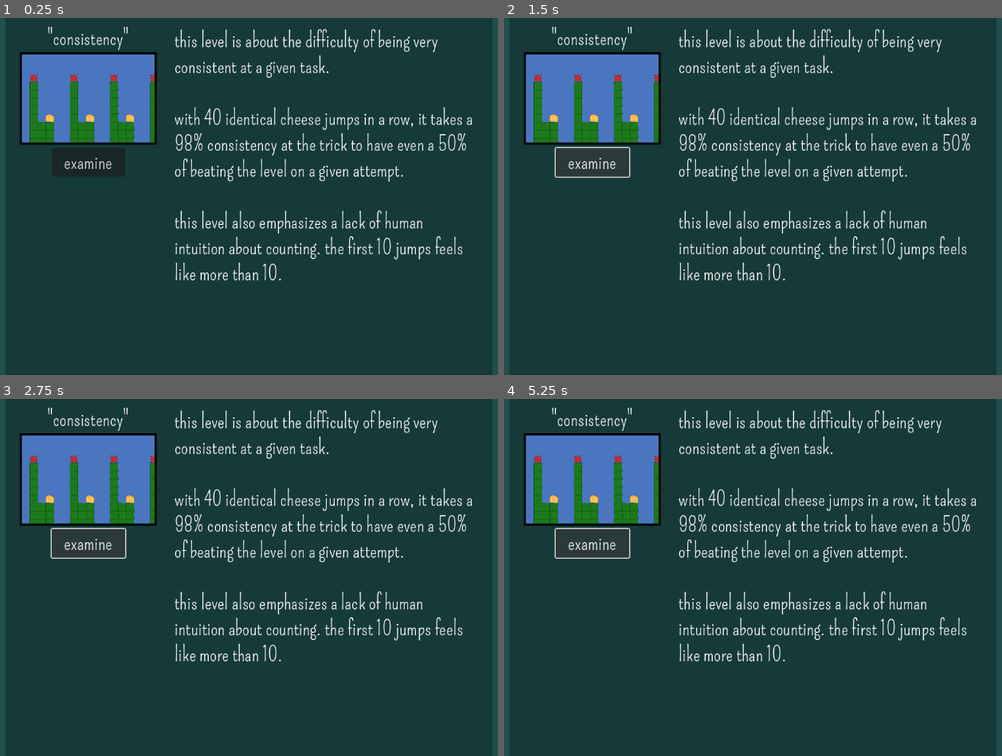
Above: before the commit, frames 1-4 (two rows, left to right).
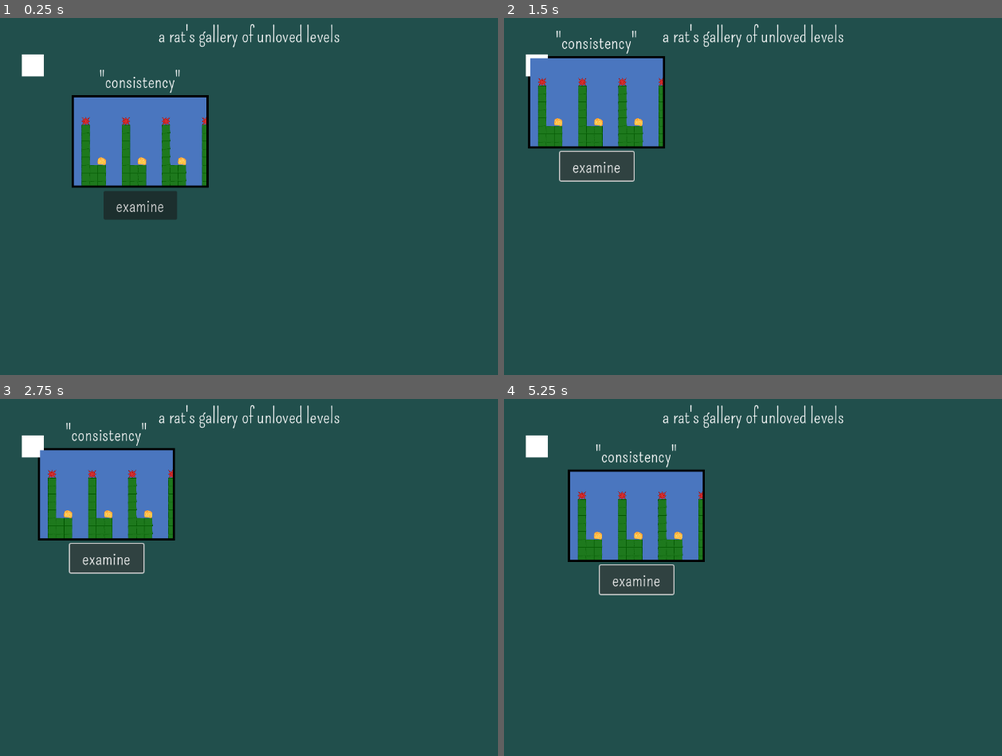
Above: after the commit, the same moments.

Repository: yourname3/jf_f24
Game: Godot game, scene res://gallery/gallery.tscn
Same seed, same stepped clock (60 frames per second), same inputs: the game is played once before the commit and once after it. This scene is started directly instead of the project's main scene.
Inputs:
- Up to frame 1 (0.25 s): no input
- Up to frame 2 (1.5 s): click "examine" at 0.5 s; hold D (player_right) from 1.28 s (still down); hold Z (player_grab) from 1.28 s (still down)
- Up to frame 3 (2.75 s): keep holding D (player_right); tap X (player_jump) at 1.52, 2.27 s; tap Enter at 2 s; release Z (player_grab) at 2.03 s; tap Z (player_grab) at 2.1 s
- Up to frame 4 (5.25 s): release D (player_right) at 2.78 s; hold A (player_left) 2.78-3.53 s; hold Z (player_grab) 2.78-3.53 s; tap Space at 3.5 s; hold D (player_right) 3.53-5.03 s; tap Z (player_grab) at 3.6, 5.1 s; tap X (player_jump) at 3.77, 4.52 s; hold Z (player_grab) 4.28-5.03 s; tap Enter at 5 s; hold A (player_left) from 5.03 s (still down)

The runs differ from the first frame. In frame 1, 16% of the frame differs, in the area x 3-95%, y 1-74%; in frame 2, 8.9%; in frame 3, 12%; in frame 4, 16%.

Commit message:
Implement one of the needed gallery animations

Diff:
--- a/gallery/gallery.tscn
+++ b/gallery/gallery.tscn
@@ -25,6 +25,7 @@
 text = "a rat's gallery of unloved levels"
 
 [node name="GalleryDisplay" type="ColorRect" parent="."]
+visible = false
 layout_mode = 1
 anchors_preset = 13
 anchor_left = 0.5
@@ -41,13 +42,14 @@
 anchors_preset = 5
 anchor_left = 0.5
 anchor_right = 0.5
-offset_left = -411.0
-offset_top = 66.0
-offset_right = -171.0
-offset_bottom = 226.0
+offset_left = -317.0
+offset_top = 144.0
+offset_right = -77.0
+offset_bottom = 304.0
 grow_horizontal = 2
 
-[node name="Label2" type="Label" parent="."]
+[node name="Description" type="Label" parent="."]
+visible = false
 layout_mode = 1
 anchors_preset = 13
 anchor_left = 0.5
@@ -65,3 +67,15 @@
 
 this level also emphasizes a lack of human intuition about counting. the first 10 jumps feels like more than 10."
 autowrap_mode = 3
+
+[node name="GalleryTargetPos" type="ColorRect" parent="."]
+unique_name_in_owner = true
+layout_mode = 1
+anchors_preset = 5
+anchor_left = 0.5
+anchor_right = 0.5
+offset_left = -411.0
+offset_top = 66.0
+offset_right = -371.0
+offset_bottom = 106.0
+grow_horizontal = 2
--- /dev/null
+++ b/gallery/gallery_entry.gd
@@ -0,0 +1,40 @@
+extends TextureRect
+
+@export var title: String = "consistency"
+@export_multiline var description: String = ""
+
+enum Anim {
+	None,
+	MoveToExamine,
+	MoveBack,
+	FadeOut,
+	FadeIn
+}
+
+var anim = Anim.None
+var time = 0.0
+
+@onready var gallery_target = %GalleryTargetPos
+@onready var current_position = position
+
+func _on_examine_pressed():
+	anim = Anim.MoveToExamine
+	time = 1.0
+
+func _on_play_pressed():
+	pass # Replace with function body.
+
+func _on_back_pressed():
+	pass # Replace with function body.
+
+func _process(delta):
+	if time > 0.0:
+		var t = 1.0 - time
+		time -= delta
+		match anim:
+			Anim.None:
+				pass
+			Anim.MoveToExamine:
+				position = current_position.lerp(gallery_target.position, t)
+			_:
+				pass
--- a/gallery/gallery_entry.tscn
+++ b/gallery/gallery_entry.tscn
@@ -1,7 +1,8 @@
-[gd_scene load_steps=3 format=3 uid="uid://wjxwruhigke3"]
+[gd_scene load_steps=4 format=3 uid="uid://wjxwruhigke3"]
 
 [ext_resource type="Texture2D" uid="uid://bwvlnssn5ft2h" path="res://gallery/consistency.png" id="1_thtit"]
 [ext_resource type="Theme" uid="uid://dq1aqm2uflpau" path="res://main_theme.tres" id="1_va41p"]
+[ext_resource type="Script" path="res://gallery/gallery_entry.gd" id="3_vjtdh"]
 
 [node name="GalleryEntry" type="TextureRect"]
 z_index = 1
@@ -11,6 +12,12 @@
 texture = ExtResource("1_thtit")
 expand_mode = 1
 stretch_mode = 6
+script = ExtResource("3_vjtdh")
+description = "this level is about the difficulty of being very consistent at a given task.
+
+with 40 identical cheese jumps in a row, it takes a 98% consistency at the trick to have even a 50% of beating the level on a given attempt.
+
+this level also emphasizes a lack of human intuition about counting. the first 10 jumps feels like more than 10."
 
 [node name="ColorRect" type="ColorRect" parent="."]
 z_index = -1
@@ -80,3 +87,7 @@
 grow_horizontal = 2
 text = "\"consistency\""
 horizontal_alignment = 1
+
+[connection signal="pressed" from="Examine" to="." method="_on_examine_pressed"]
+[connection signal="pressed" from="Play" to="." method="_on_play_pressed"]
+[connection signal="pressed" from="Back" to="." method="_on_back_pressed"]
